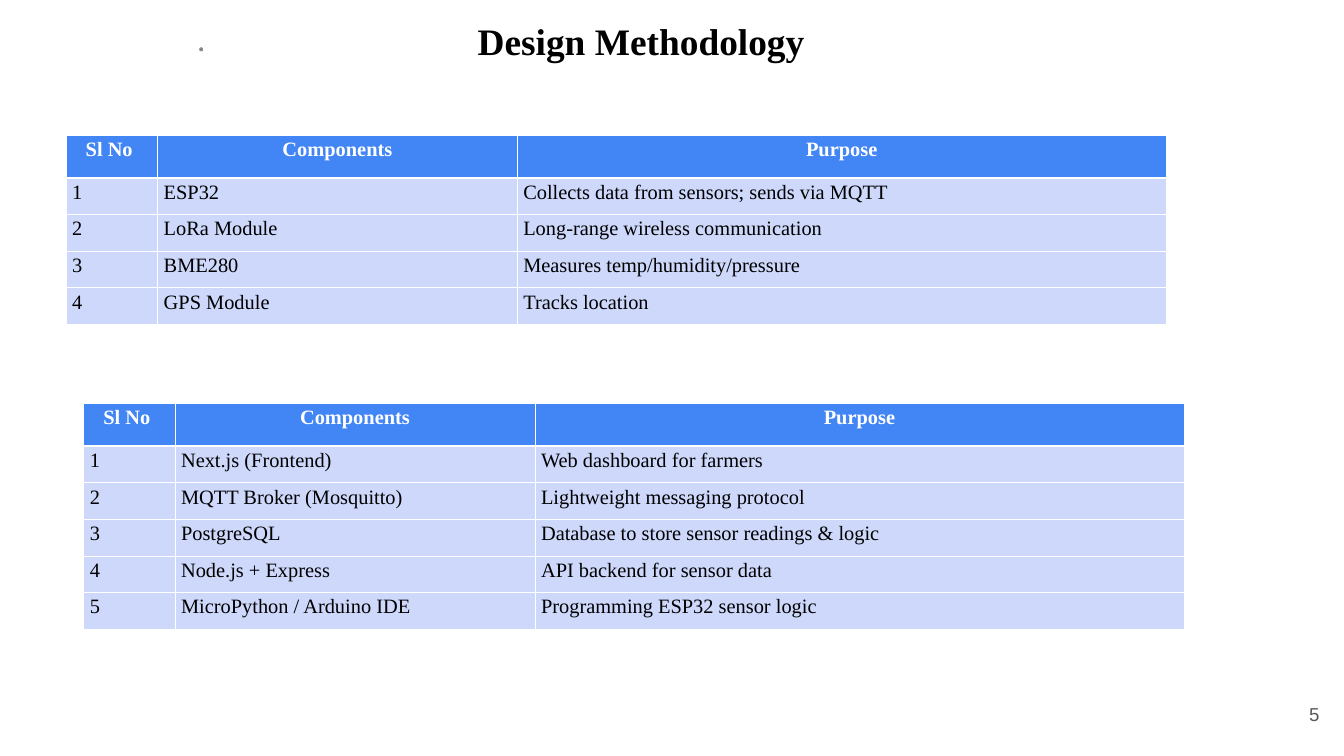
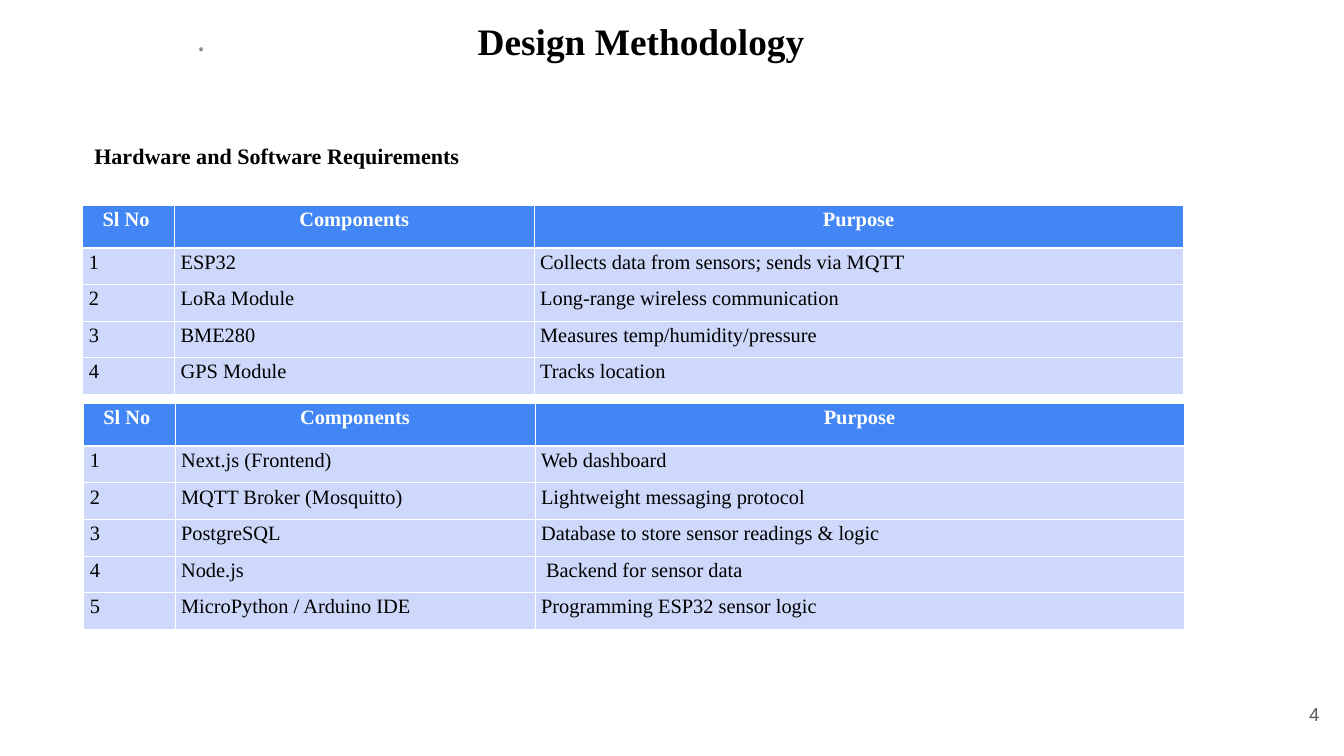
Before and after one commit to rajeshacu/LoRa-based-Location-tracking-and-Fall-detection-System, a slide deck: slide 4 of Phase II Major Project(1).pptx (slide 5 before the commit). Drawn at 1344x756 pixels with LibreOffice and Linux fonts; fonts in the diff are those of the drawing; background and template pictures are left out. Boxes give left, top, right and bottom in pixels: in the first picture for what was removed or moved away, otherwise in the second. Text is boxed around its words. In the diff, an @@ line names an element or a change of style, - is before the commit and + after.

```diff
--- a/Phase II Major Project(1).pptx
+++ b/Phase II Major Project(1).pptx
@@ text added at box(94, 148, 459, 169), 26 pt, text #000000, bold @@
+Hardware and Software Requirements
@@ table: place and size @@
-table at box(66, 136, 1166, 325)
+table at box(83, 205, 1183, 394)
@@ table at box(84, 403, 1184, 629) @@
-row 2, column 3: Web dashboard for farmers
+row 2, column 3: Web dashboard
-row 5, column 2: Node.js + Express
+row 5, column 2: Node.js
-row 5, column 3: API backend for sensor data
+row 5, column 3: Backend for sensor data
@@ page number at box(1309, 708, 1319, 721): text changed @@
-5
+4
```
Also in this commit, not shown: 17 other slides changed, 1 slide added, 2 slides removed, 3 other files.
